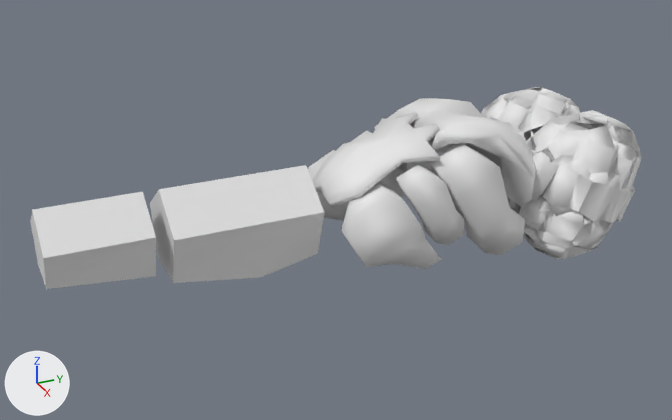
What one commit did to the Blender file dragonfly/dragonfly.blend.
Camera for both pictures: a camera (50 mm lens) standing at (3.37, -0.02, 1.67) and looking at (-0.06, 1.52, -0.04). Every picture has the same lights, and +X, +Y and +Z are marked at lower left.
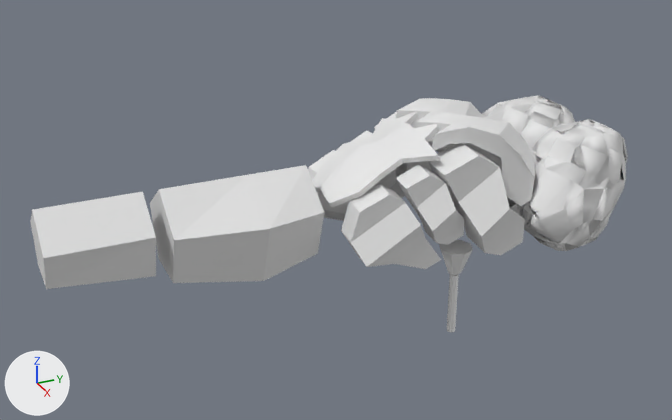
Diff of the bpy script that builds the scene:
```diff
--- a/dragonfly/dragonfly.blend.py
+++ b/dragonfly/dragonfly.blend.py
@@ me_cube_002 @@
 me_cube_002.from_pydata(...)  # 60 vertices, 42 faces; spans x 0.46..1.42, y -2.39..0.64, z -0.79..0.85
 # used by ob_cube; location = (0.0, 2.074, 0.023); scale = (0.308, 0.265, 0.308)
+# me_cube_002 part 1: edges marked sharp go from 0 to 58
@@ me_cylinder @@
 me_cylinder.from_pydata(...)  # 15 vertices, 12 faces; spans x -0.19..0.19, y -0.219..0.2, z -0.359..0.27
 # used by ob_cylinder; location = (0.0, 0.997, 0.023); rotation_euler = (1.571, 0.0, 0.0), in degrees (90, 0, 0)
-me_cylinder.vertices[11].co = (0.19, 0.062, -0.1)  # pixel (265, 223)
-me_cylinder.vertices[12].co = (0.118, -0.219, -0.1)  # pixel (261, 277)
-me_cylinder.vertices[13].co = (-0.118, -0.219, -0.1)
-me_cylinder.vertices[14].co = (-0.19, 0.062, -0.1)
+# me_cylinder part 2
+me_cylinder.vertices[11].co = (0.245, 0.062, -0.1)  # pixel (269, 228)
+me_cylinder.vertices[12].co = (0.152, -0.219, -0.1)  # pixel (263, 280)
+me_cylinder.vertices[13].co = (-0.152, -0.219, -0.1)
+me_cylinder.vertices[14].co = (-0.245, 0.062, -0.1)
@@ me_icosphere @@
 # used by ob_icosphere; location = (0.0, 2.268, 0.142); rotation_euler = (-0.415, 0.0, 0.0), in degrees (-24, 0, 0); scale = (0.235, 0.241, 0.289)
-me_icosphere.from_pydata(...)  # 42 vertices, 80 faces; spans x 0.04..1.72, y 0.63..2.47, z -1.0..1.0
+me_icosphere.from_pydata(...)  # 42 vertices, 80 faces; spans x 0.16..1.66, y 0.45..2.29, z -0.85..0.84
+# me_icosphere part 3: 42 of 42 vertices moved; they spanned x 0.04..1.72, y 0.63..2.47, z -1.0..1.0 and now span x 0.16..1.66, y 0.45..2.29, z -0.85..0.84; mean shift (0.01, -0.06, -0.02); largest move (1.56, 1.07, -0.45) -> (1.61, 0.69, -0.55)
@@ me_plane @@
 me_plane.from_pydata(...)  # 36 vertices, 26 faces; spans x 0.0..1.77, y -1.13..2.02, z -1.89..0.13
 # used by ob_plane; location = (0.0, 2.054, 0.341); scale = (0.18, 0.18, 0.18)
+# me_plane part 4: edges marked sharp go from 0 to 53
@@ me_plane_001 @@
 me_plane_001.from_pydata(...)  # 44 vertices, 38 faces; spans x 0.0..1.12, y -1.11..1.35, z -0.21..0.26
 # used by ob_plane_001; location = (0.0, 1.639, 0.214); rotation_euler = (0.442, 0.0, 0.0), in degrees (25, 0, 0); scale = (0.235, 0.235, 0.235)
+# me_plane_001 part 5: edges marked sharp go from 0 to 31
@@ me_cylinder_002 @@
+me_cylinder_002.from_pydata(...)  # an 8-sided cylinder along z spanning x -0.02..0.02, y -0.02..0.02, z -0.145..0.145
@@ me_cone @@
+me_cone.from_pydata(...)  # an 8-sided cut cone along z (radius 0.04 at the low end, 0.1 at the high end) spanning x -0.1..0.1, y -0.1..0.1, z -0.1..0.1
@@ ob_cylinder_002 @@
+ob_cylinder_002 = bpy.data.objects.new('Cylinder.002', me_cylinder_002)
+ob_cylinder_002.location = (0.268, 1.946, -0.439)
@@ ob_cone @@
+ob_cone = bpy.data.objects.new('Cone', me_cone)
+ob_cone.location = (0.268, 1.946, -0.222)
+ob_cone.scale = (0.753, 0.753, 0.618)
```

Changed parts and their boxes (x1, y1, x2, y2) in the pictures (672 x 420 px; the box of a moved part takes in the faces that stretch with it):
'Icosphere', reshaped: before (481, 87, 641, 259); after (482, 95, 628, 251)
'Cone', added: after (439, 240, 473, 275)
'Cylinder.002', added: after (447, 274, 459, 332)
part 1 of me_cube_002, shading changed: (308, 112, 525, 269) in both
part 2 of me_cylinder, moved or reshaped: before (177, 177, 322, 281); after (177, 177, 322, 282)
part 4 of me_plane, shading changed: (395, 98, 536, 206) in both
part 5 of me_plane_001, shading changed: (312, 112, 441, 208) in both
